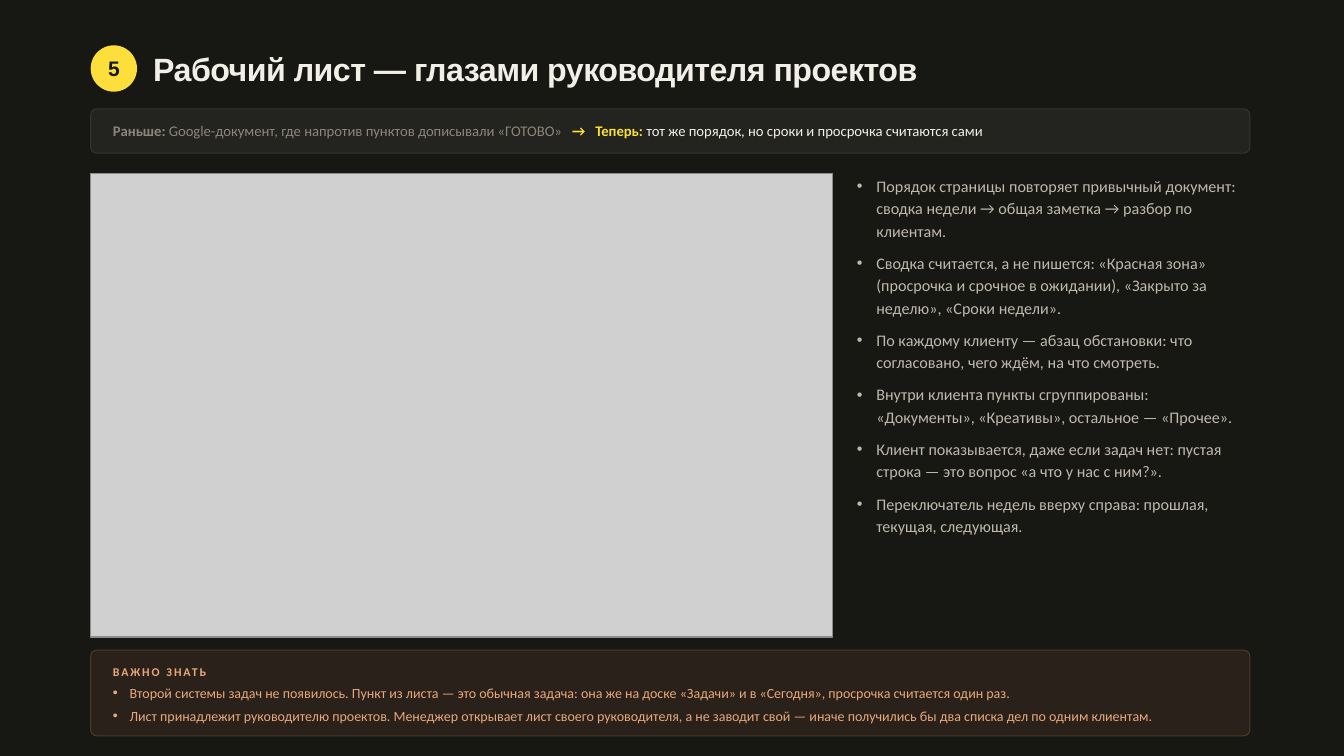
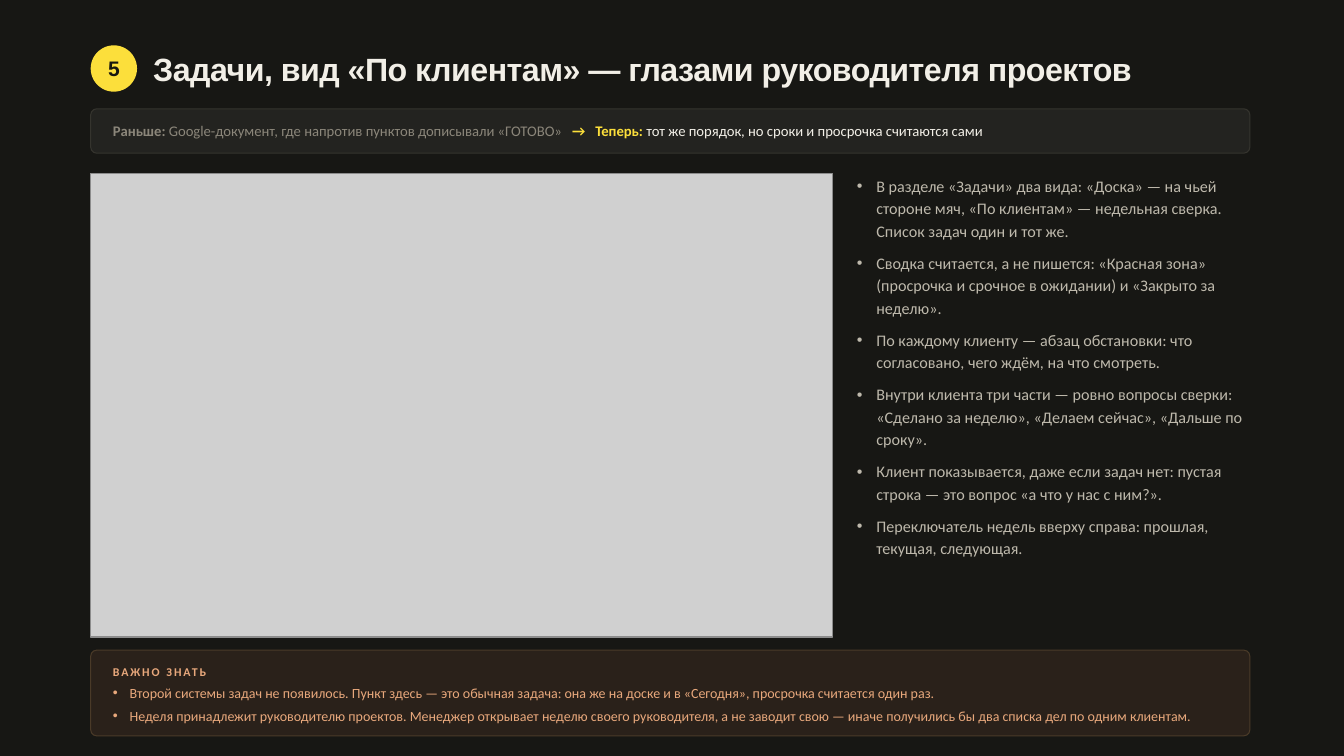
Before and after one commit to ArturFirstow/Colizeum__CRM, a slide deck: slide 10 of docs/Colizeum_Agency_обучение.pptx. Drawn at 1344x756 pixels with LibreOffice and Linux fonts; fonts in the diff are those of the drawing; grey boxes stand for pictures. Boxes give left, top, right and bottom in pixels: in the first picture for what was removed or moved away, otherwise in the second. Text is boxed around its words. In the diff, an @@ line names an element or a change of style, - is before the commit and + after.

```diff
--- a/docs/Colizeum_Agency_обучение.pptx
+++ b/docs/Colizeum_Agency_обучение.pptx
@@ text at [153,58,1132,87]: text changed @@
-Рабочий лист — глазами руководителя проектов
+Задачи, вид «По клиентам» — глазами руководителя проектов
@@ text at [876,181,1222,317]: text changed @@
-• Порядок страницы повторяет привычный документ: сводка недели → общая заметка → разбор по клиентам.
-• Сводка считается, а не пишется: «Красная зона» (просрочка и срочное в ожидании), «Закрыто за неделю», «Сроки недели».
+• В разделе «Задачи» два вида: «Доска» — на чьей стороне мяч, «По клиентам» — недельная сверка. Список задач один и тот же.
+• Сводка считается, а не пишется: «Красная зона» (просрочка и срочное в ожидании) и «Закрыто за неделю».
@@ text at [876,389,1242,448]: text changed @@
-• Внутри клиента пункты сгруппированы: «Документы», «Креативы», остальное — «Прочее».
+• Внутри клиента три части — ровно вопросы сверки: «Сделано за неделю», «Делаем сейчас», «Дальше по сроку».
@@ text at [130,688,1191,724]: text changed @@
-• Второй системы задач не появилось. Пункт из листа — это обычная задача: она же на доске «Задачи» и в «Сегодня», просрочка считается один раз.
-• Лист принадлежит руководителю проектов. Менеджер открывает лист своего руководителя, а не заводит свой — иначе получились бы два списка дел по одним клиентам.
+• Второй системы задач не появилось. Пункт здесь — это обычная задача: она же на доске и в «Сегодня», просрочка считается один раз.
+• Неделя принадлежит руководителю проектов. Менеджер открывает неделю своего руководителя, а не заводит свою — иначе получились бы два списка дел по одним клиентам.
```
Also in this commit, not shown: 4 other slides changed, 11 other files.
